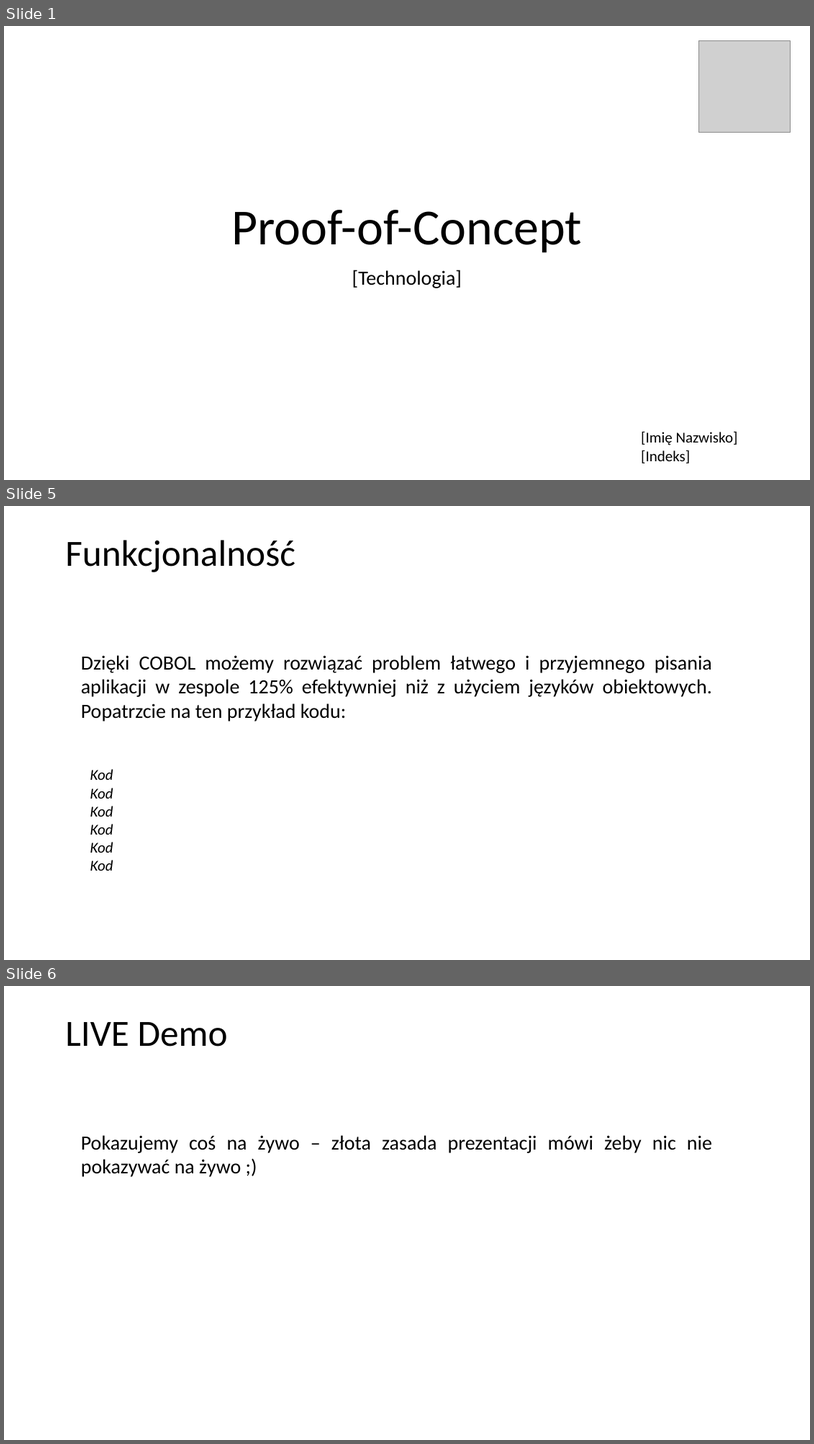
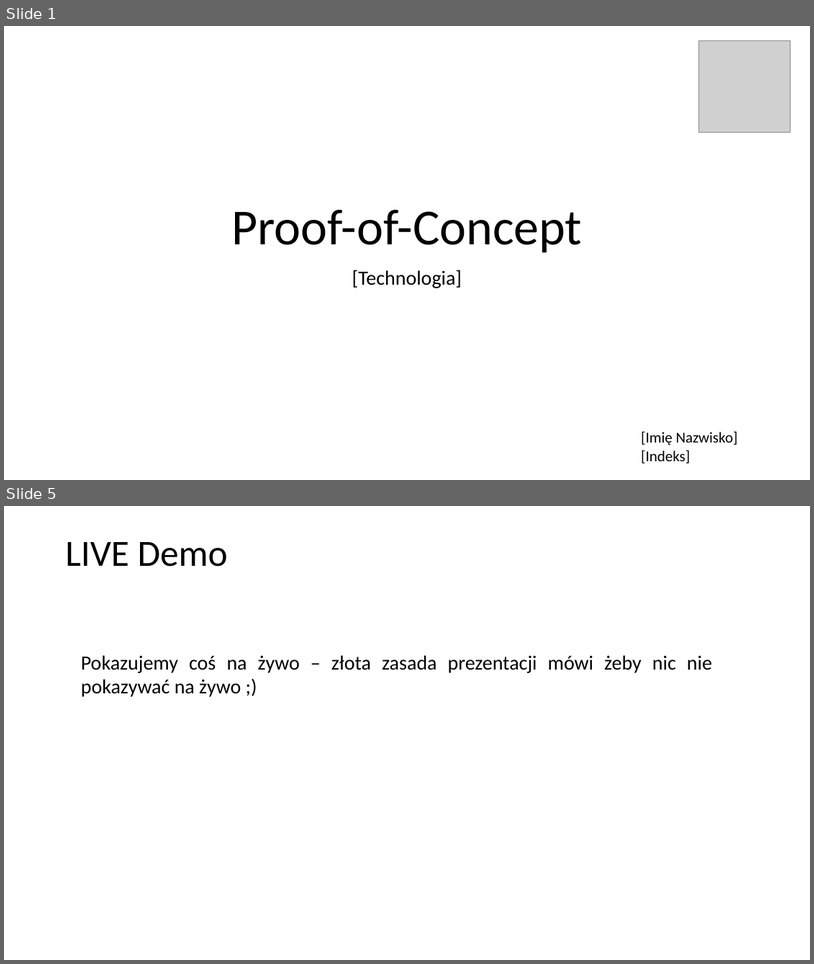
Before and after one commit to mpenarprz/InzynieriaOprogramowaniaI4, a slide deck: Projekt/1. Zadanie projektowe - szablon prezentacji.pptx. Shown one above the other, each under a label of ours: slides 1, 5 and 6 before the commit, slides 1 and 5 after it; the slides between them are not shown. The pictures are 814x1444 and 814x964 pixels, drawn with LibreOffice and Linux fonts; fonts in the diff are those of the drawing; grey boxes stand for pictures. Boxes give left, top, right and bottom in pixels: in the first picture for what was removed or moved away, otherwise in the second. Text is boxed around its words. In the diff, an @@ line names an element or a change of style, - is before the commit and + after.

```diff
--- a/Projekt/1. Zadanie projektowe - szablon prezentacji.pptx
+++ b/Projekt/1. Zadanie projektowe - szablon prezentacji.pptx
@@ slide 5 removed at (x1=4, y1=506, x2=810, y2=960), background #FFFFFF @@
@@ title removed at (x1=65, y1=540, x2=296, y2=572) @@
-Funkcjonalność
@@ text removed at (x1=81, y1=655, x2=712, y2=721) @@
-Dzięki COBOL możemy rozwiązać problem łatwego i przyjemnego pisania aplikacji w zespole 125% efektywniej niż z użyciem języków obiektowych. Popatrzcie na ten przykład kodu:
@@ text removed at (x1=90, y1=769, x2=113, y2=870) @@
-Kod
-Kod
-Kod
-Kod
-Kod
-Kod
@@ what was slide 6 is now slide 5 @@
```
Also in this commit, not shown: 1 slide changed, 4 slides added, 5 other slides removed, 7 other files.
